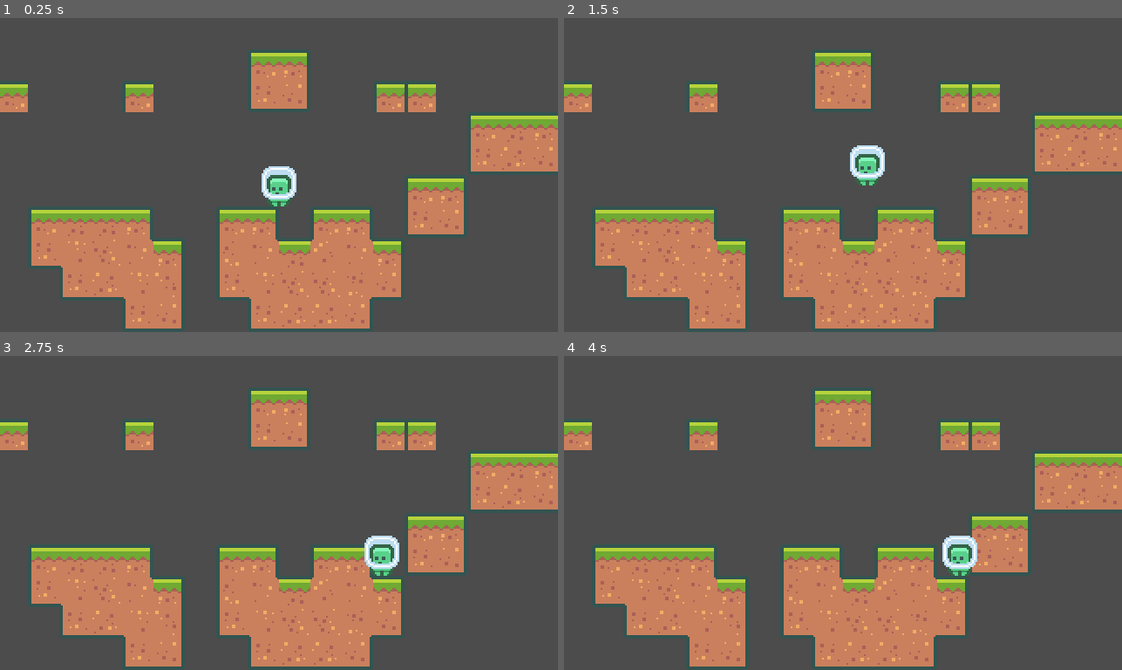
Above: before the commit, frames 1-4 (two rows, left to right).
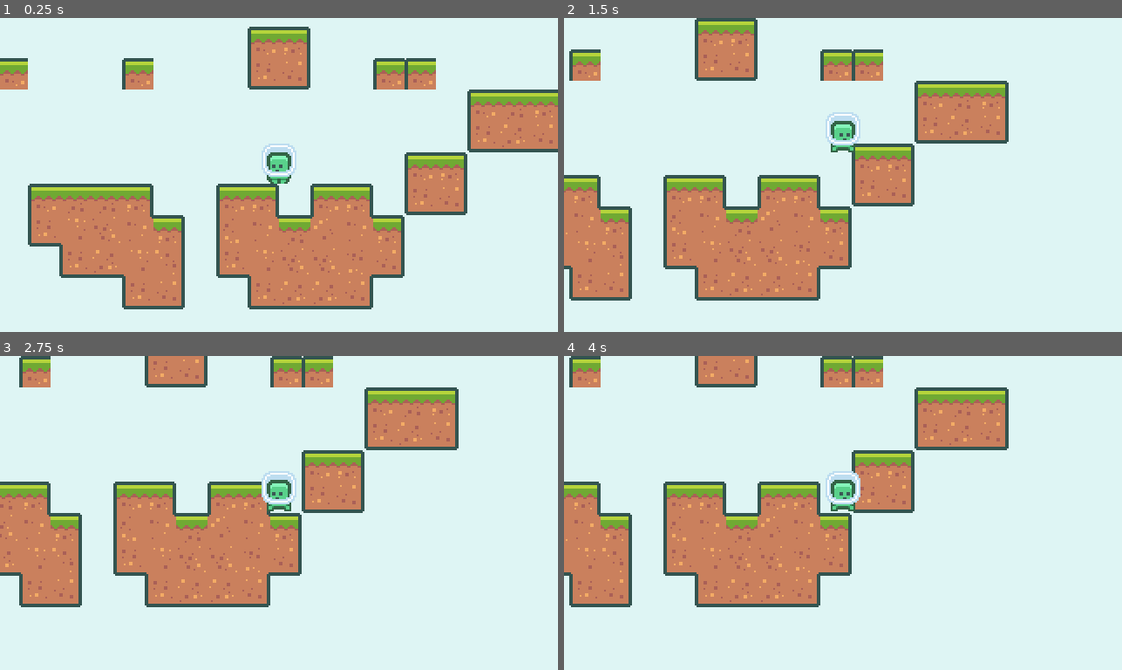
Above: after the commit, the same moments.

Repository: nahuakang/2dplatformer
Game: Godot game, scene res://scenes/Main.tscn
Two runs of this game, one before a commit and one after it. Both use one fixed random seed, a clock stepped at 60 frames per second and the inputs below.
Inputs:
- Up to frame 1 (0.25 s): no input
- Up to frame 2 (1.5 s): hold W (jump) 0.53-1.28 s; hold D (move_right) from 0.53 s (still down); tap W (jump) at 1.35 s
- Up to frame 3 (2.75 s): tap W (jump) at 1.52, 1.82 s; release D (move_right) at 2.03 s; hold A (move_left) from 2.03 s (still down); hold W (jump) from 2.03 s (still down)
- Up to frame 4 (4 s): release A (move_left) at 2.78 s; release W (jump) at 2.78 s; hold D (move_right) from 2.78 s (still down); tap W (jump) at 2.85, 3.02, 3.32 s; hold W (jump) from 3.53 s (still down)

The runs differ from the first frame. In frame 1, 87% of the frame differs, in the area x 0-100%, y 0-100%; in frame 2, 93%; in frame 3, 97%; in frame 4, 97%.

Commit message:
add game camera; animate sprite

Diff:
--- /dev/null
+++ b/scenes/GameCamera.gd
@@ -0,0 +1,22 @@
+extends Camera2D
+
+export(Color, RGB) var background_color
+
+var target_position = Vector2.ZERO
+
+func _ready():
+	VisualServer.set_default_clear_color(background_color)
+
+func _process(delta: float) -> void:
+	var target_position = acquire_target_position()
+
+	global_position = lerp(target_position, global_position, pow(2, -15 * delta))
+
+
+func acquire_target_position() -> Vector2:
+	var players = get_tree().get_nodes_in_group("player")
+	if (players.size() > 0):
+		var player = players[0]
+		return player.global_position
+	else:
+		return Vector2.ZERO
--- /dev/null
+++ b/scenes/GameCamera.tscn
@@ -0,0 +1,8 @@
+[gd_scene load_steps=2 format=2]
+
+[ext_resource path="res://scenes/GameCamera.gd" type="Script" id=1]
+
+[node name="GameCamera" type="Camera2D"]
+current = true
+script = ExtResource( 1 )
+background_color = Color( 0.87451, 0.964706, 0.960784, 1 )
--- a/scenes/Main.tscn
+++ b/scenes/Main.tscn
@@ -1,7 +1,8 @@
-[gd_scene load_steps=21 format=2]
+[gd_scene load_steps=22 format=2]
 
 [ext_resource path="res://assets/tiles/tiles_packed.png" type="Texture" id=1]
 [ext_resource path="res://scenes/Player.tscn" type="PackedScene" id=2]
+[ext_resource path="res://scenes/GameCamera.tscn" type="PackedScene" id=3]
 
 [sub_resource type="ConvexPolygonShape2D" id=4]
 points = PoolVector2Array( 18, 18, 0, 18, 0, 0, 18, 0 )
@@ -192,5 +193,4 @@
 
 [node name="Player" parent="." instance=ExtResource( 2 )]
 
-[node name="Camera2D" type="Camera2D" parent="."]
-current = true
+[node name="GameCamera" parent="." instance=ExtResource( 3 )]
--- a/scenes/Player.gd
+++ b/scenes/Player.gd
@@ -2,36 +2,51 @@
 
 var gravity = 1000
 var velocity = Vector2.ZERO
-var maxHorizontalSpeed = 150
-var horizontalAcceleration = 2500
-var jumpSpeed = 360
-var jumpTerminationMultiplier = 4
+var max_horizontal_speed = 150
+var horizontal_acceleration = 2500
+var jump_speed = 360
+var jump_termination_multiplier = 4
 
 func _ready() -> void:
 	pass # Replace with function body.
 
 func _process(delta: float) -> void:
-	var moveVector = get_movement_vector()
+	var move_vector = get_movement_vector()
 
-	velocity.x += moveVector.x * maxHorizontalSpeed * delta
-	if (moveVector.x == 0 ):
+	velocity.x += move_vector.x * horizontal_acceleration * delta
+	if (move_vector.x == 0 ):
 		velocity.x = lerp(0, velocity.x, pow(2, -50 * delta))
 
-	velocity.x = clamp(velocity.x, -maxHorizontalSpeed, maxHorizontalSpeed)
+	velocity.x = clamp(velocity.x, -max_horizontal_speed, max_horizontal_speed)
 
-	if (moveVector.y < 0 && is_on_floor()):
-		velocity.y = moveVector.y * jumpSpeed
+	if (move_vector.y < 0 && is_on_floor()):
+		velocity.y = move_vector.y * jump_speed
 
 	if (velocity.y < 0 && !Input.is_action_pressed("jump")):
-		velocity.y += gravity * jumpTerminationMultiplier * delta
+		velocity.y += gravity * jump_termination_multiplier * delta
 	else:
 		velocity.y += gravity * delta
 
 	velocity = move_and_slide(velocity, Vector2.UP)
 
+	update_animation()
+
 func get_movement_vector() -> Vector2:
-	var moveVector = Vector2.ZERO
-	moveVector.x = Input.get_action_strength("move_right") - Input.get_action_strength("move_left")
-	moveVector.y = -1 if Input.is_action_just_pressed("jump") else 0
+	var move_vector = Vector2.ZERO
+	move_vector.x = Input.get_action_strength("move_right") - Input.get_action_strength("move_left")
+	move_vector.y = -1 if Input.is_action_just_pressed("jump") else 0
 
-	return moveVector
+	return move_vector
+
+func update_animation():
+	var move_vector = get_movement_vector()
+
+	if (!is_on_floor()):
+		$AnimatedSprite.play("jump")
+	elif (move_vector.x != 0):
+		$AnimatedSprite.play("run")
+	else:
+		$AnimatedSprite.play("idle")
+
+	if (move_vector.x != 0):
+		$AnimatedSprite.flip_h = true if move_vector.x > 0 else false
--- a/scenes/Player.tscn
+++ b/scenes/Player.tscn
@@ -1,17 +1,38 @@
-[gd_scene load_steps=4 format=2]
+[gd_scene load_steps=6 format=2]
 
 [ext_resource path="res://assets/player/character_0000.png" type="Texture" id=1]
 [ext_resource path="res://scenes/Player.gd" type="Script" id=2]
+[ext_resource path="res://assets/player/character_0001.png" type="Texture" id=3]
+
+[sub_resource type="SpriteFrames" id=4]
+animations = [ {
+"frames": [ ExtResource( 1 ) ],
+"loop": true,
+"name": "idle",
+"speed": 5.0
+}, {
+"frames": [ ExtResource( 3 ) ],
+"loop": true,
+"name": "jump",
+"speed": 5.0
+}, {
+"frames": [ ExtResource( 1 ), ExtResource( 3 ) ],
+"loop": true,
+"name": "run",
+"speed": 10.0
+} ]
 
 [sub_resource type="RectangleShape2D" id=3]
 extents = Vector2( 5, 8 )
 
-[node name="Player" type="KinematicBody2D"]
+[node name="Player" type="KinematicBody2D" groups=["player"]]
 script = ExtResource( 2 )
 
-[node name="Sprite" type="Sprite" parent="."]
-position = Vector2( 0, -12 )
-texture = ExtResource( 1 )
+[node name="AnimatedSprite" type="AnimatedSprite" parent="."]
+frames = SubResource( 4 )
+animation = "idle"
+playing = true
+offset = Vector2( 0, -12 )
 
 [node name="CollisionShape2D" type="CollisionShape2D" parent="."]
 position = Vector2( 0, -8 )
